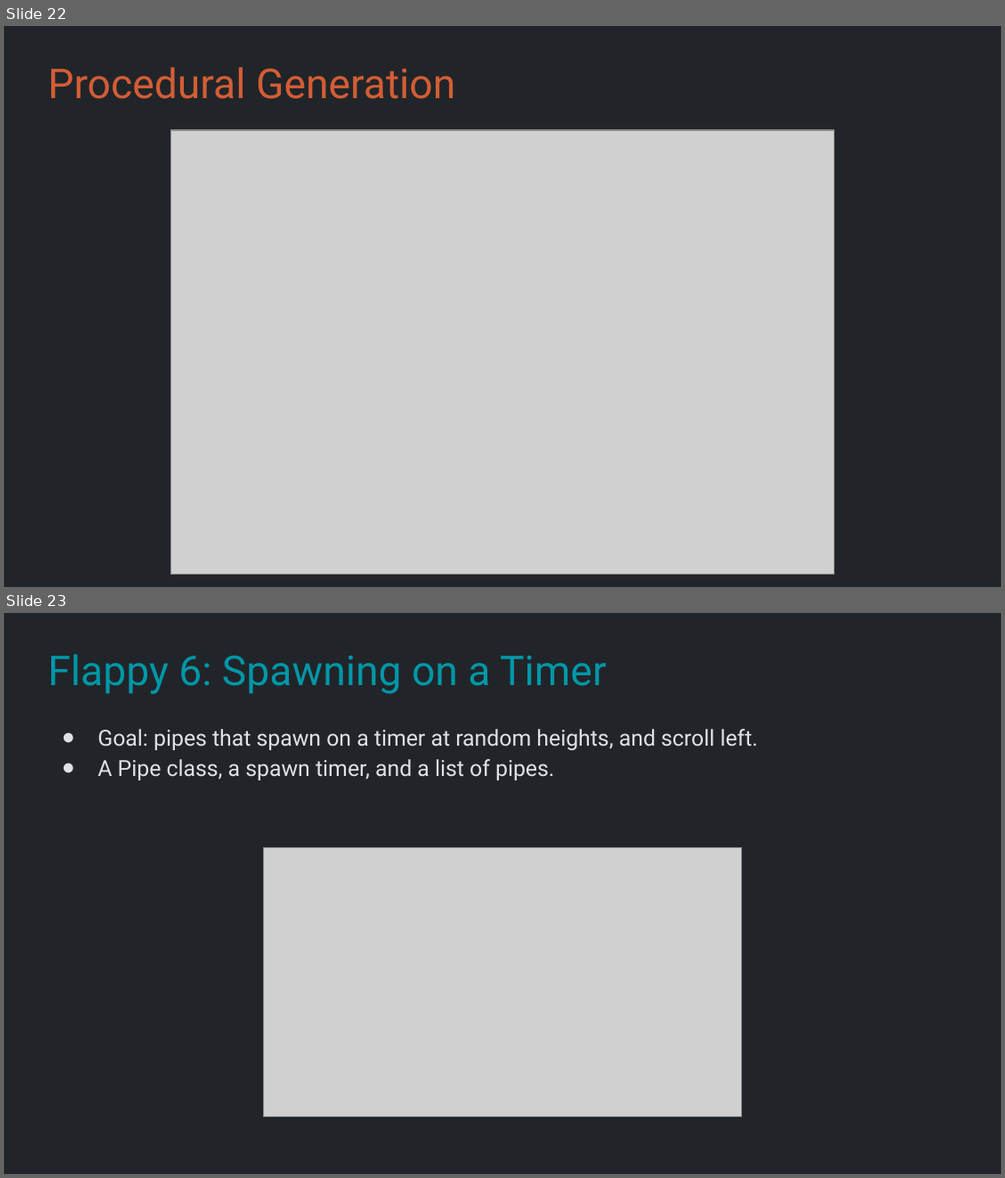
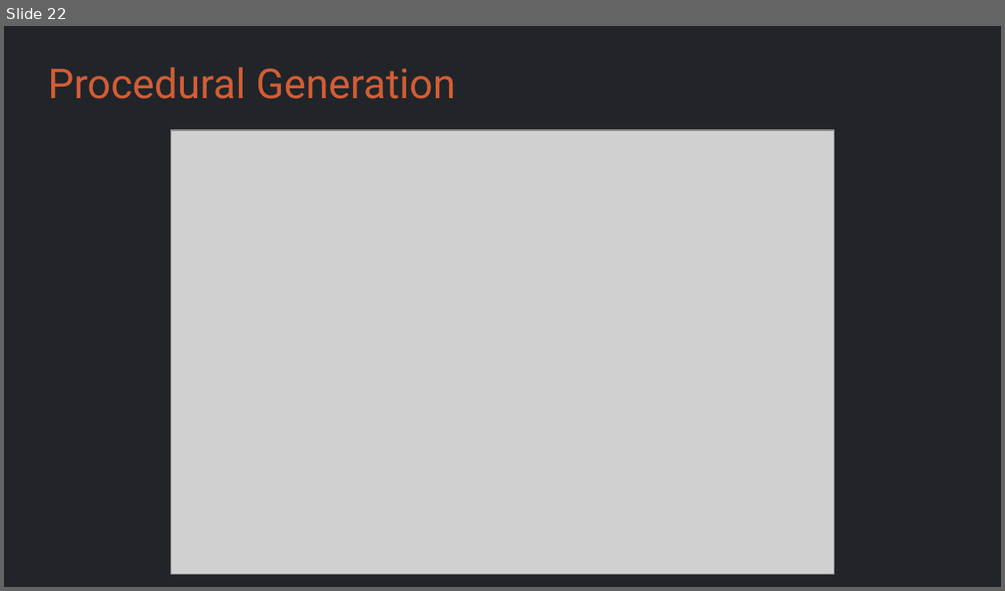
Before and after one commit to Metamate/gar, a slide deck: slides/02 Flappy Bird.pptx. Shown one above the other, each under a label of ours: slides 22 and 23 before the commit, slide 22 after it. The pictures are 1005x1178 and 1005x591 pixels, drawn with LibreOffice and Linux fonts; fonts in the diff are those of the drawing; grey boxes stand for pictures. Boxes give left, top, right and bottom in pixels: in the first picture for what was removed or moved away, otherwise in the second. Text is boxed around its words. In the diff, an @@ line names an element or a change of style, - is before the commit and + after.

```diff
--- a/slides/02 Flappy Bird.pptx
+++ b/slides/02 Flappy Bird.pptx
@@ slide 23 removed at (4, 613, 1001, 1174), background #212529 @@
@@ title removed at (48, 654, 607, 694) @@
-Flappy 6: Spawning on a Timer
@@ text removed at (97, 729, 758, 780) @@
-● Goal: pipes that spawn on a timer at random heights, and scroll left.
-● A Pipe class, a spawn timer, and a list of pipes.
@@ picture removed at (263, 847, 742, 1117) @@
```
Also in this commit, not shown: 6 slides changed, 3 slides added, 2 other slides removed, 25 other files.
